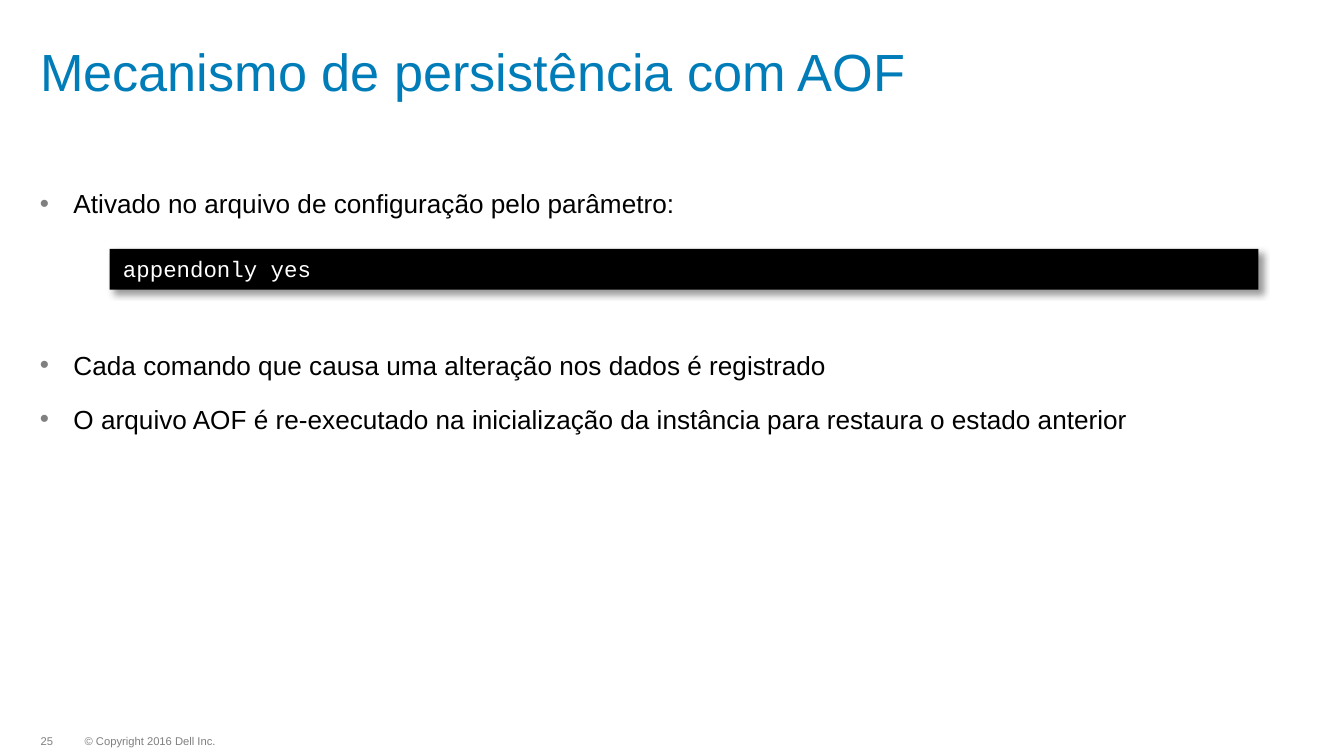
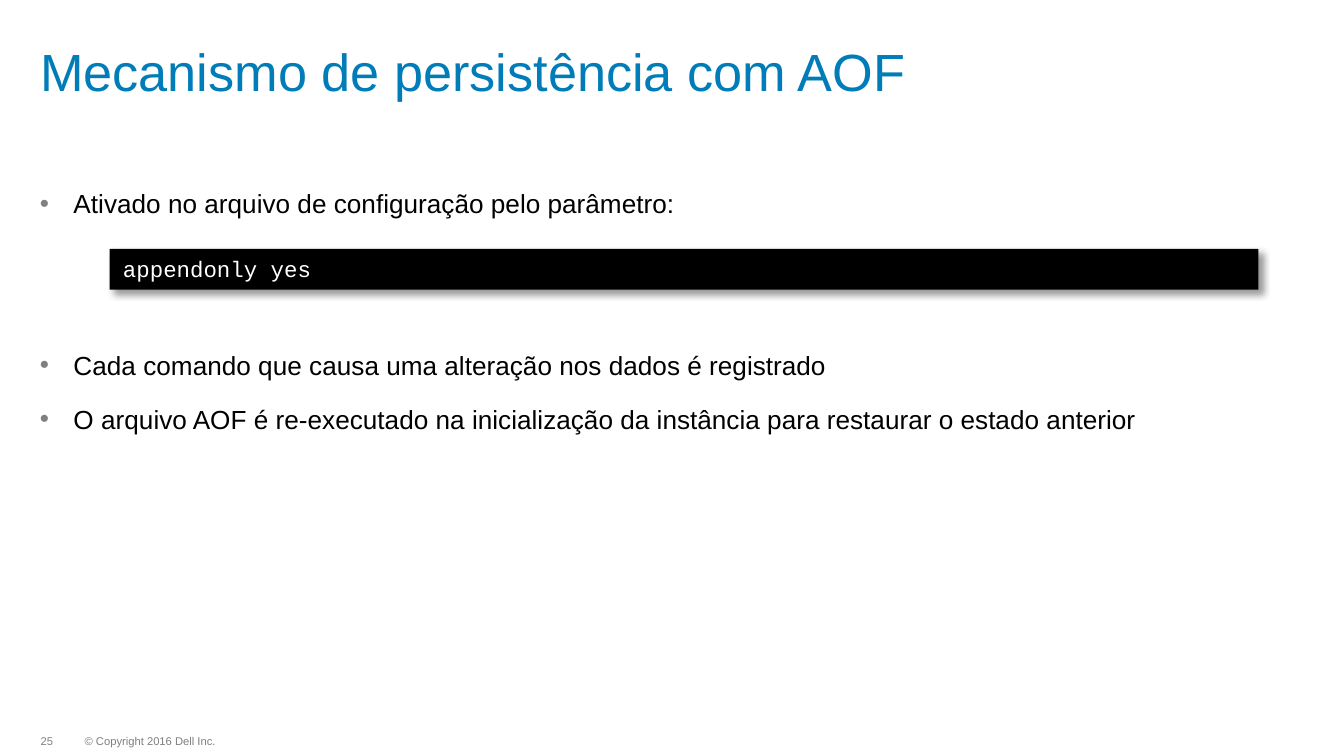
Before and after one commit to dougspadottoemc/Redis-HandsOn, a slide deck: slide 25 of slides/02_Administracao do Redis.pptx. Drawn at 1344x756 pixels with LibreOffice and Linux fonts; fonts in the diff are those of the drawing; background and template pictures are left out. Boxes give left, top, right and bottom in pixels: in the first picture for what was removed or moved away, otherwise in the second. Text is boxed around its words. In the diff, an @@ line names an element or a change of style, - is before the commit and + after.

Commit message:
Fix typos

```diff
--- a/slides/02_Administracao do Redis.pptx
+++ b/slides/02_Administracao do Redis.pptx
@@ text at bbox=[73, 409, 1135, 434]: text changed @@
-• O arquivo AOF é re-executado na inicialização da instância para restaura o estado anterior
+• O arquivo AOF é re-executado na inicialização da instância para restaurar o estado anterior
```
Also in this commit, not shown: 1 other slide changed.
